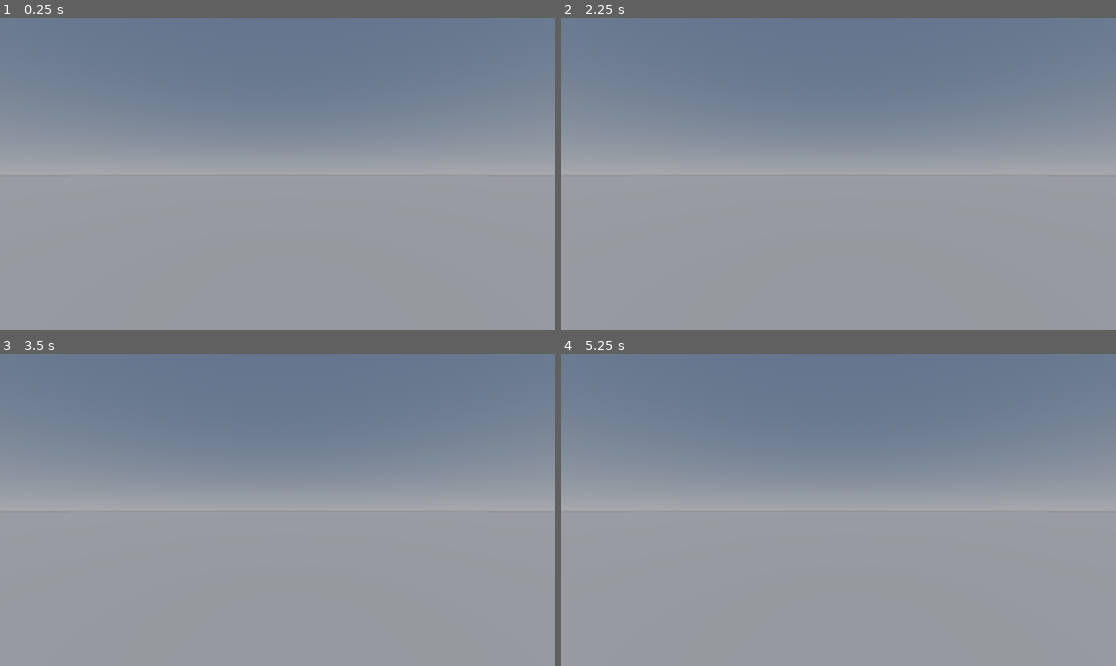
Above: before the commit, frames 1-4 (two rows, left to right).
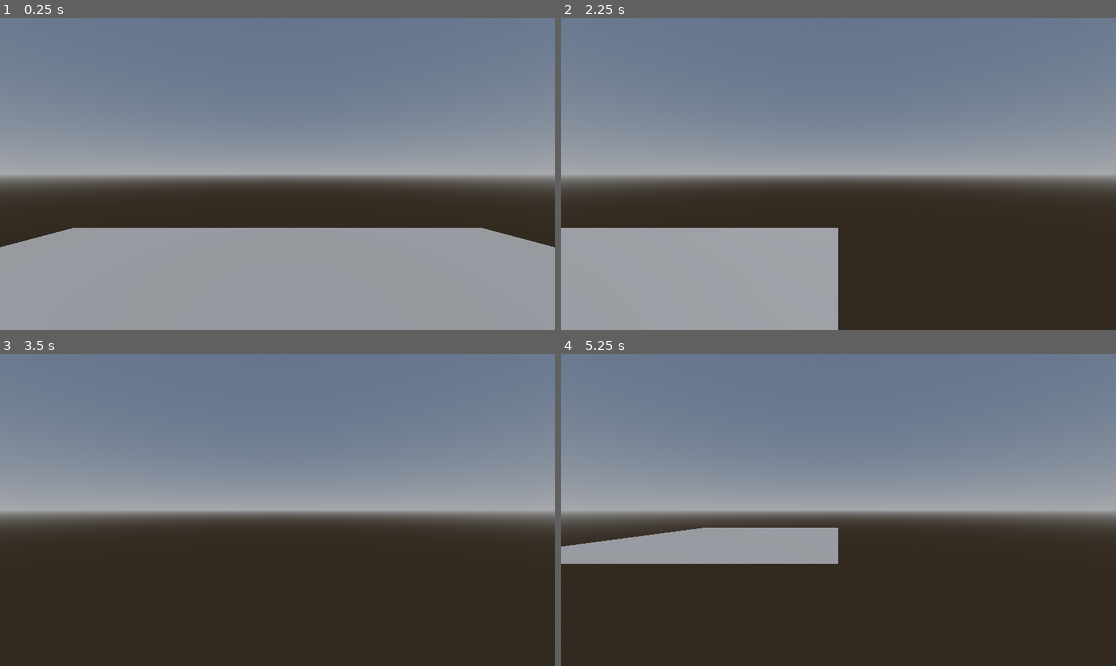
Above: after the commit, the same moments.

Repository: Bkasprzyk2077/CookieJam2024
Game: Godot game, scene res://scenes/levels/main.tscn
The game is run twice, just before and just after one commit, with the same random seed, the same clock (stepped at 60 frames per second) and the same inputs.
Inputs:
- Up to frame 1 (0.25 s): no input
- Up to frame 2 (2.25 s): tap Enter at 0.5, 2 s; hold D (turn_right, bound only after the commit) 0.53-1.28 s; tap Space at 1.25 s; hold S (move_backward, bound only after the commit) 1.28-2.03 s; hold D (turn_right, bound only after the commit) from 2.03 s (still down)
- Up to frame 3 (3.5 s): tap Space at 2.75 s; release D (turn_right, bound only after the commit) at 2.78 s; hold W (move_forward, bound only after the commit) from 2.78 s (still down)
- Up to frame 4 (5.25 s): tap Enter at 3.5 s; release W (move_forward, bound only after the commit) at 3.53 s; hold A (turn_left, bound only after the commit) 3.53-5.03 s; tap Space at 4.25 s; hold S (move_backward, bound only after the commit) from 5.03 s (still down)

The runs differ from the first frame. In frame 1, 17% of the frame differs, in the area x 0-100%, y 50-74%; in frame 2, 33%; in frame 3, 49%, in the area x 0-100%, y 50-100%; in frame 4, 44%.

Commit message:
movement

Diff:
--- a/cookiejam2024/project.godot
+++ b/cookiejam2024/project.godot
@@ -14,3 +14,35 @@
 run/main_scene="res://scenes/levels/main.tscn"
 config/features=PackedStringArray("4.3", "Forward Plus")
 config/icon="res://assets/icon.svg"
+
+[display]
+
+window/size/viewport_width=1920
+window/size/viewport_height=1080
+
+[input]
+
+move_forward={
+"deadzone": 0.5,
+"events": [Object(InputEventKey,"resource_local_to_scene":false,"resource_name":"","device":-1,"window_id":0,"alt_pressed":false,"shift_pressed":false,"ctrl_pressed":false,"meta_pressed":false,"pressed":false,"keycode":0,"physical_keycode":87,"key_label":0,"unicode":119,"location":0,"echo":false,"script":null)
+, Object(InputEventKey,"resource_local_to_scene":false,"resource_name":"","device":-1,"window_id":0,"alt_pressed":false,"shift_pressed":false,"ctrl_pressed":false,"meta_pressed":false,"pressed":false,"keycode":0,"physical_keycode":4194320,"key_label":0,"unicode":0,"location":0,"echo":false,"script":null)
+]
+}
+move_backward={
+"deadzone": 0.5,
+"events": [Object(InputEventKey,"resource_local_to_scene":false,"resource_name":"","device":-1,"window_id":0,"alt_pressed":false,"shift_pressed":false,"ctrl_pressed":false,"meta_pressed":false,"pressed":false,"keycode":0,"physical_keycode":83,"key_label":0,"unicode":115,"location":0,"echo":false,"script":null)
+, Object(InputEventKey,"resource_local_to_scene":false,"resource_name":"","device":-1,"window_id":0,"alt_pressed":false,"shift_pressed":false,"ctrl_pressed":false,"meta_pressed":false,"pressed":false,"keycode":0,"physical_keycode":4194322,"key_label":0,"unicode":0,"location":0,"echo":false,"script":null)
+]
+}
+turn_left={
+"deadzone": 0.5,
+"events": [Object(InputEventKey,"resource_local_to_scene":false,"resource_name":"","device":-1,"window_id":0,"alt_pressed":false,"shift_pressed":false,"ctrl_pressed":false,"meta_pressed":false,"pressed":false,"keycode":0,"physical_keycode":65,"key_label":0,"unicode":97,"location":0,"echo":false,"script":null)
+, Object(InputEventKey,"resource_local_to_scene":false,"resource_name":"","device":-1,"window_id":0,"alt_pressed":false,"shift_pressed":false,"ctrl_pressed":false,"meta_pressed":false,"pressed":false,"keycode":0,"physical_keycode":4194319,"key_label":0,"unicode":0,"location":0,"echo":false,"script":null)
+]
+}
+turn_right={
+"deadzone": 0.5,
+"events": [Object(InputEventKey,"resource_local_to_scene":false,"resource_name":"","device":-1,"window_id":0,"alt_pressed":false,"shift_pressed":false,"ctrl_pressed":false,"meta_pressed":false,"pressed":false,"keycode":0,"physical_keycode":68,"key_label":0,"unicode":100,"location":0,"echo":false,"script":null)
+, Object(InputEventKey,"resource_local_to_scene":false,"resource_name":"","device":-1,"window_id":0,"alt_pressed":false,"shift_pressed":false,"ctrl_pressed":false,"meta_pressed":false,"pressed":false,"keycode":0,"physical_keycode":4194321,"key_label":0,"unicode":0,"location":0,"echo":false,"script":null)
+]
+}
--- a/cookiejam2024/scenes/levels/main.tscn
+++ b/cookiejam2024/scenes/levels/main.tscn
@@ -1,4 +1,6 @@
-[gd_scene load_steps=6 format=3 uid="uid://bw20s60c2vger"]
+[gd_scene load_steps=7 format=3 uid="uid://bw20s60c2vger"]
+
+[ext_resource type="PackedScene" uid="uid://cy8iths304j2u" path="res://scenes/player/Player.tscn" id="1_8ng35"]
 
 [sub_resource type="ProceduralSkyMaterial" id="ProceduralSkyMaterial_2chd8"]
 
@@ -11,25 +13,27 @@
 
 [sub_resource type="MeshLibrary" id="MeshLibrary_lvps5"]
 
-[sub_resource type="PlaneMesh" id="PlaneMesh_x1wyv"]
-size = Vector2(100, 100)
+[sub_resource type="PlaneMesh" id="PlaneMesh_6n4x8"]
+size = Vector2(10, 10)
 
 [node name="Main" type="Node3D"]
 
-[node name="enviro" type="Node3D" parent="."]
+[node name="Enviro" type="Node3D" parent="."]
 
-[node name="WorldEnvironment" type="WorldEnvironment" parent="enviro"]
+[node name="WorldEnvironment" type="WorldEnvironment" parent="Enviro"]
 environment = SubResource("Environment_4oiws")
 
-[node name="DirectionalLight3D" type="DirectionalLight3D" parent="enviro"]
+[node name="DirectionalLight3D" type="DirectionalLight3D" parent="Enviro"]
 transform = Transform3D(1, 0, 0, 0, 0.438371, 0.898794, 0, -0.898794, 0.438371, 0, 0, 0)
 
 [node name="GridMap" type="GridMap" parent="."]
 mesh_library = SubResource("MeshLibrary_lvps5")
 
-[node name="Camera3D" type="Camera3D" parent="."]
-transform = Transform3D(1, 0, 0, 0, 1, 0, 0, 0, 1, 0, 0.49922, 0)
-current = true
+[node name="Map" type="CSGCombiner3D" parent="."]
+use_collision = true
 
-[node name="MeshInstance3D" type="MeshInstance3D" parent="."]
-mesh = SubResource("PlaneMesh_x1wyv")
+[node name="CSGMesh3D" type="CSGMesh3D" parent="Map"]
+mesh = SubResource("PlaneMesh_6n4x8")
+
+[node name="Player" parent="." instance=ExtResource("1_8ng35")]
+transform = Transform3D(1, 0, 0, 0, 1, 0, 0, 0, 1, 0, 1.32001, 0)
--- /dev/null
+++ b/cookiejam2024/scenes/player/Player.tscn
@@ -0,0 +1,9 @@
+[gd_scene load_steps=2 format=3 uid="uid://cy8iths304j2u"]
+
+[ext_resource type="Script" path="res://scenes/player/player.gd" id="1_4127a"]
+
+[node name="Player" type="Node3D"]
+script = ExtResource("1_4127a")
+
+[node name="Camera3D" type="Camera3D" parent="."]
+current = true
--- /dev/null
+++ b/cookiejam2024/scenes/player/player.gd
@@ -0,0 +1,34 @@
+extends Node3D
+
+const MOVE_DISTANCE = 5
+const MOVE_TIME = .2
+
+func _process(delta):
+	if Input.is_action_just_pressed("move_forward"):
+		move_forward()
+	elif Input.is_action_just_pressed("move_backward"):
+		move_backward()
+	elif Input.is_action_just_pressed("turn_left"):
+		turn_left()
+	elif Input.is_action_just_pressed("turn_right"):
+		turn_right()
+
+func move_forward():
+	var forward_direction = -transform.basis.z.normalized()
+	var target_position = global_position + forward_direction * MOVE_DISTANCE
+	var tween = get_tree().create_tween()
+	tween.tween_property(self, "global_position", target_position, MOVE_TIME)
+
+func move_backward():
+	var forward_direction = -transform.basis.z.normalized()
+	var target_position = global_position + forward_direction * -MOVE_DISTANCE
+	var tween = get_tree().create_tween()
+	tween.tween_property(self, "global_position", target_position, MOVE_TIME)
+
+func turn_left():
+	var tween = get_tree().create_tween()
+	tween.tween_property(self, "rotation_degrees:y", rotation_degrees.y+90, MOVE_TIME)
+
+func turn_right():
+	var tween = get_tree().create_tween()
+	tween.tween_property(self, "rotation_degrees:y", rotation_degrees.y-90, MOVE_TIME)
